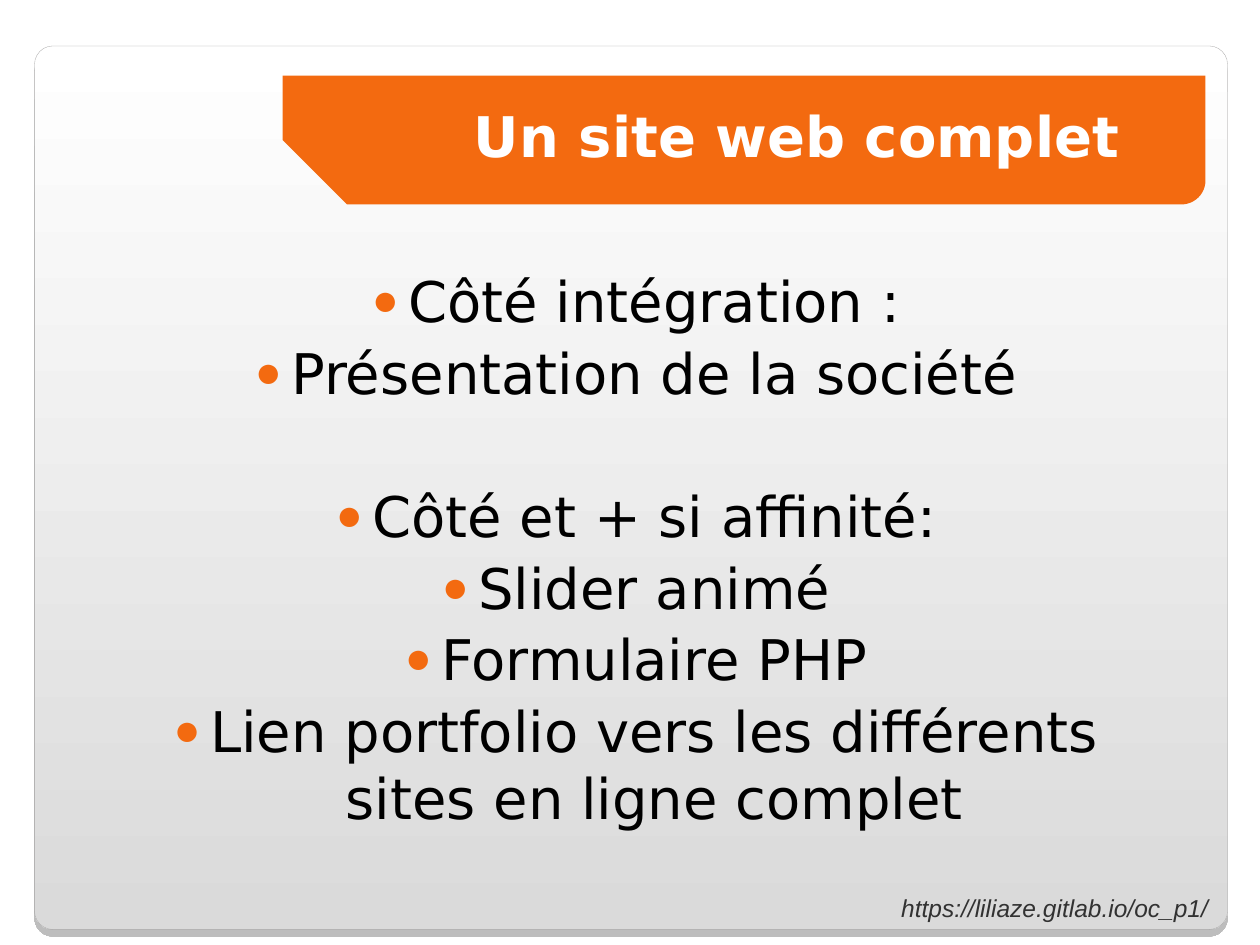
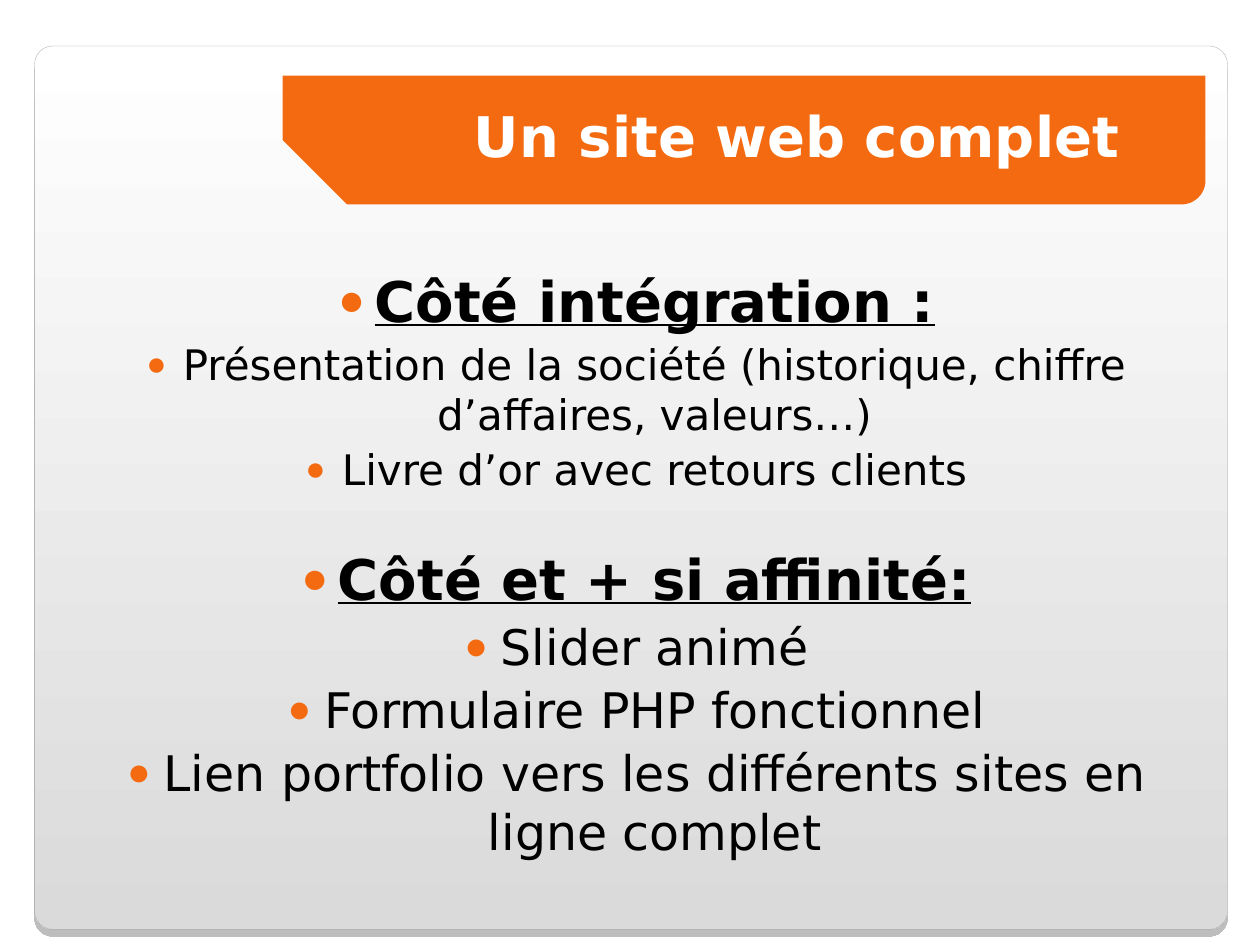
Before and after one commit to Liliaze/Recreer_une_maquette_OC_DWJ_P1, a slide deck: slide 14 of pres_soutenance.ppt. Drawn at 1260x945 pixels with LibreOffice and Linux fonts; fonts in the diff are those of the drawing; background and template pictures are left out. Boxes give left, top, right and bottom in pixels: in the first picture for what was removed or moved away, otherwise in the second. Text is boxed around its words. In the diff, an @@ line names an element or a change of style, - is before the commit and + after.

```diff
--- a/pres_soutenance.ppt
+++ b/pres_soutenance.ppt
@@ text at <box>164,277,1145,861</box>: bold on, underline on in "Côté intégration :", "Côté et + si affinité:"; size 32 to 28 pt in "Slider animé", "Lien portfolio vers les différents sites en ..." @@
@@ text at <box>183,346,1125,486</box>: text changed; size 32 to 24 pt @@
-● Présentation de la société
+● Présentation de la société (historique, chiffre d’affaires, valeurs…)
+● Livre d’or avec retours clients
@@ text at <box>324,690,986,729</box>: text changed; size 32 to 28 pt @@
-● Formulaire PHP
+● Formulaire PHP fonctionnel
@@ text removed at <box>901,899,1208,922</box> @@
-https://liliaze.gitlab.io/oc_p1/
```
Also in this commit, not shown: 11 other slides changed, 3 slides added, 3 slides removed.
